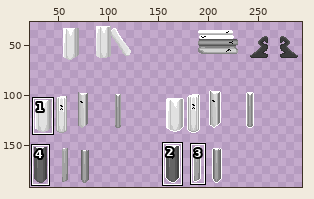
Sprite sheet: Assets/Resources/Sprites/Items/Books and Accessorise.png. The picture above shows the old version from afar; the outline marks the close-up.
Close-up. Before the commit:
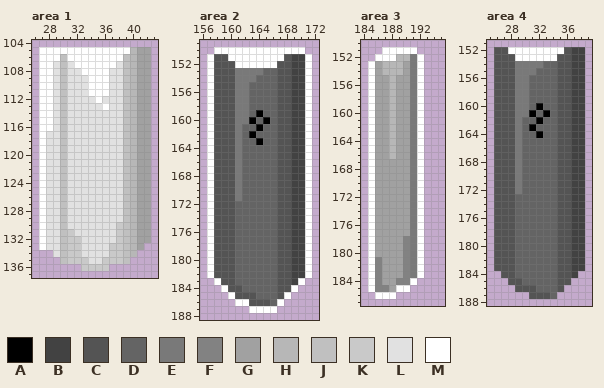
The file is 480x270 pixels. Colours within 5 levels of each other are drawn and written as one. Shown: area 1: x 26..43, y 104..137; area 2: x 156..172, y 149..188; area 3: x 184..195, y 150..187; area 4: x 25..39, y 151..188. The wide view leaves out empty margins. The commit also changed other parts of the picture, which this record leaves out.
Palette (. is transparent): A #000000  B #424242  C #545454  D #646464  E #797979  F #828282  G #a1a1a1  H #b7b7b7  J #c0c0c0  K #c9c9c9  L #e1e1e1  M #ffffff
Pixels before, area 1, first column x 27:
105 MMMMMMMMMMMMMHGG
106 MMMJMMMMMMMMJHGG
107 MMLJLMMMMMMLJHGG
108 MMLJLLMMMMLLJHGG
109 MMLJLLLMMMLLJHGG
110 MMLJLLLMMMLLJHGG
111 MMLJLLLMMMLLJHGG
112 MMLJLLLLMLLLJHGG
113 MMLJLLLLLMLLJHGG
114 MMLJLLLLLLLLJHGG
115 MMLJLLLLLLLLJHGG
116 MMLJLLLLLLLLJHGG
117 MLLJLLLLLLLLJHGG
118 MLLJLLLLLLLLJHGG
119 MLLJLLLLLLLLJHGG
120 MLLJLLLLLLLLJHGG
121 MLLJLLLLLLLLJHGG
122 MLLJLLLLLLLLJHGG
123 MLLJLLLLLLLLJHGG
124 MLLJLLLLLLLLJHGG
125 MLLJLLLLLLLLJHGG
126 MLLJLLLLLLLLJHGG
127 MLLJLLLLLLLLJHGG
128 MLLJLLLLLLLLJHGG
129 MLLJLLLLLLLLJHGG
130 MLLJLLLLLLLKJHGG
131 MLLJKLLLLLLKJHGG
132 MLLJKKLLLLLKJHGG
133 MLLJKKLLLLKKJHG.
134 ..LJKKLLLLKKJH..
135 ...JKKKLLKKKJ...
136 ......KKKK......
Pixels before, area 2, first column x 157:
150 .MMMMMMMMMMMMM.
151 MCCMMMMMMMMCBBM
152 MCCCMMMMMMCCBBM
153 MCCCEEEEDDCCBBM
154 MCCCEEEDDDCCBBM
155 MCCCEEDDDDCCBBM
156 MCCCEEDDDDCCBBM
157 MCCCEEDDDDCCBBM
158 MCCCEEDDDDCCBBM
159 MCCCEEDADDCCBBM
160 MCCCEEADADCCBBM
161 MCCCEDDADDCCBBM
162 MCCCEDADDDCCBBM
163 MCCCEDDADDCCBBM
164 MCCCEDDDDDCCBBM
165 MCCCEDDDDDCCBBM
166 MCCCEDDDDDCCBBM
167 MCCCEDDDDDCCBBM
168 MCCCEDDDDDCCBBM
169 MCCCEDDDDDCCBBM
170 MCCCEDDDDDCCBBM
171 MCCCEDDDDDCCBBM
172 MCCCDDDDDDCCBBM
173 MCCCDDDDDDCCBBM
174 MCCCDDDDDDCCBBM
175 MCCCDDDDDDCCBBM
176 MCCCDDDDDDCCBBM
177 MCCCDDDDDDCCBBM
178 MCCCDDDDDDCCBBM
179 MCCCDDDDDDCCBBM
180 MCCCDDDDDDCCBBM
181 MCCCDDDDDDCCBBM
182 MCCCDDDDDDCCBBM
183 .MCCDDDDDDCCBM.
184 ..MCCDDDDDCCM..
185 ...MCCCDDDCM...
186 ....MMCCCDM....
187 ......MMMM.....
Pixels before, area 3, first column x 185:
151 ..MMMMM.
152 .MMMHHEM
153 MGHHHGEM
154 MGHHHGEM
155 MGGHGGEM
156 MGGHGGEM
157 MGGHGGEM
158 MGGHGGEM
159 MGGHGGEM
160 MGGHGGEM
161 MGGHGGEM
162 MGGHGGEM
163 MGGHGGEM
164 MGGHGGEM
165 MGGHGGEM
166 MGGHGGEM
167 MGGGGGEM
168 MGGGGGEM
169 MGGGGGEM
170 MGGGGGEM
171 MGGGGGEM
172 MGGGGGEM
173 MGGGGGEM
174 MGGGGGEM
175 MGGGGGEM
176 MGGGGGEM
177 MGGGGGEM
178 MGGGGFEM
179 MGGGGFEM
180 MGGGGFEM
181 MFGGGFEM
182 MFGGGFEM
183 MFGGGFEM
184 MFGGFFM.
185 MFFGMM..
186 .MMM....
Pixels before, area 4, first column x 26:
152 CCMMMMMMMMCBB
153 CCCMMMMMMCCBB
154 CCCEEEEDDCCBB
155 CCCEEEDDDCCBB
156 CCCEEDDDDCCBB
157 CCCEEDDDDCCBB
158 CCCEEDDDDCCBB
159 CCCEEDDDDCCBB
160 CCCEEDADDCCBB
161 CCCEEADADCCBB
162 CCCEDDADDCCBB
163 CCCEDADDDCCBB
164 CCCEDDADDCCBB
165 CCCEDDDDDCCBB
166 CCCEDDDDDCCBB
167 CCCEDDDDDCCBB
168 CCCEDDDDDCCBB
169 CCCEDDDDDCCBB
170 CCCEDDDDDCCBB
171 CCCEDDDDDCCBB
172 CCCEDDDDDCCBB
173 CCCDDDDDDCCBB
174 CCCDDDDDDCCBB
175 CCCDDDDDDCCBB
176 CCCDDDDDDCCBB
177 CCCDDDDDDCCBB
178 CCCDDDDDDCCBB
179 CCCDDDDDDCCBB
180 CCCDDDDDDCCBB
181 CCCDDDDDDCCBB
182 CCCDDDDDDCCBB
183 CCCDDDDDDCCBB
184 .CCDDDDDDCCB.
185 ..CCDDDDDCC..
186 ...CCCDDDC...
187 .....CCCD....
After:
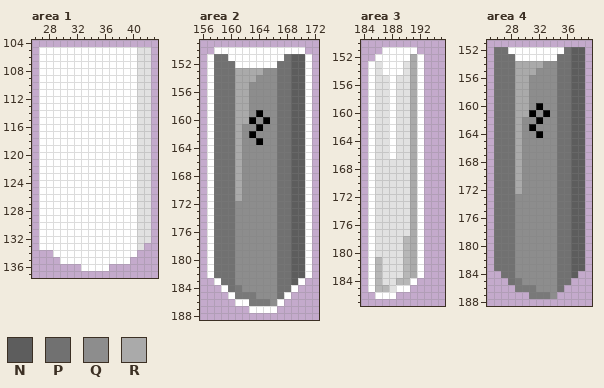
Colours new in this view: N #5d5d5d  P #717171  Q #8d8d8d  R #aaaaaa
The edit:
Changed rows in their new state; - is an unchanged pixel.
Area 1:
first column x 28:
105 ------------MLL
106 --M--------MMLL
107 -MMM------MMMLL
108 -MMMM----MMMMLL
109 -MMMMM---MMMMLL
110 -MMMMM---MMMMLL
111 -MMMMM---MMMMLL
112 -MMMMMM-MMMMMLL
113 -MMMMMMM-MMMMLL
114 -MMMMMMMMMMMMLL
115 -MMMMMMMMMMMMLL
116 -MMMMMMMMMMMMLL
117 MMMMMMMMMMMMMLL
118 MMMMMMMMMMMMMLL
119 MMMMMMMMMMMMMLL
120 MMMMMMMMMMMMMLL
121 MMMMMMMMMMMMMLL
122 MMMMMMMMMMMMMLL
123 MMMMMMMMMMMMMLL
124 MMMMMMMMMMMMMLL
125 MMMMMMMMMMMMMLL
126 MMMMMMMMMMMMMLL
127 MMMMMMMMMMMMMLL
128 MMMMMMMMMMMMMLL
129 MMMMMMMMMMMMMLL
130 MMMMMMMMMMMMMLL
131 MMMMMMMMMMMMMLL
132 MMMMMMMMMMMMMLL
133 MMMMMMMMMMMMML-
134 -MMMMMMMMMMMM--
135 --MMMMMMMMMM---
136 -----MMMM------
Area 2:
first column x 158:
151 PP--------PNN
152 PPP------PPNN
153 PPPRRRRQQPPNN
154 PPPRRRQQQPPNN
155 PPPRRQQQQPPNN
156 PPPRRQQQQPPNN
157 PPPRRQQQQPPNN
158 PPPRRQQQQPPNN
159 PPPRRQ-QQPPNN
160 PPPRR-Q-QPPNN
161 PPPRQQ-QQPPNN
162 PPPRQ-QQQPPNN
163 PPPRQQ-QQPPNN
164 PPPRQQQQQPPNN
165 PPPRQQQQQPPNN
166 PPPRQQQQQPPNN
167 PPPRQQQQQPPNN
168 PPPRQQQQQPPNN
169 PPPRQQQQQPPNN
170 PPPRQQQQQPPNN
171 PPPRQQQQQPPNN
172 PPPQQQQQQPPNN
173 PPPQQQQQQPPNN
174 PPPQQQQQQPPNN
175 PPPQQQQQQPPNN
176 PPPQQQQQQPPNN
177 PPPQQQQQQPPNN
178 PPPQQQQQQPPNN
179 PPPQQQQQQPPNN
180 PPPQQQQQQPPNN
181 PPPQQQQQQPPNN
182 PPPQQQQQQPPNN
183 -PPQQQQQQPPN-
184 --PEQQQQQPP--
185 ---EEEQQQP---
186 -----EEEQ----
Area 3:
first column x 186:
152 ---MMR
153 LMMMLR
154 LMMMLR
155 LLMLLR
156 LLMLLR
157 LLMLLR
158 LLMLLR
159 LLMLLR
160 LLMLLR
161 LLMLLR
162 LLMLLR
163 LLMLLR
164 LLMLLR
165 LLMLLR
166 LLMLLR
167 LLLLLR
168 LLLLLR
169 LLLLLR
170 LLLLLR
171 LLLLLR
172 LLLLLR
173 LLLLLR
174 LLLLLR
175 LLLLLR
176 LLLLLR
177 LLLLLR
178 LLLLHR
179 LLLLHR
180 LLLLHR
181 HLLLHR
182 HLLLHR
183 HLLLHR
184 HLLHH-
185 HHL---
Area 4:
first column x 26:
152 PP--------PNN
153 PPP------PPNN
154 PPPRRRRQQPPNN
155 PPPRRRQQQPPNN
156 PPPRRQQQQPPNN
157 PPPRRQQQQPPNN
158 PPPRRQQQQPPNN
159 PPPRRQQQQPPNN
160 PPPRRQ-QQPPNN
161 PPPRR-Q-QPPNN
162 PPPRQQ-QQPPNN
163 PPPRQ-QQQPPNN
164 PPPRQQ-QQPPNN
165 PPPRQQQQQPPNN
166 PPPRQQQQQPPNN
167 PPPRQQQQQPPNN
168 PPPRQQQQQPPNN
169 PPPRQQQQQPPNN
170 PPPRQQQQQPPNN
171 PPPRQQQQQPPNN
172 PPPRQQQQQPPNN
173 PPPQQQQQQPPNN
174 PPPQQQQQQPPNN
175 PPPQQQQQQPPNN
176 PPPQQQQQQPPNN
177 PPPQQQQQQPPNN
178 PPPQQQQQQPPNN
179 PPPQQQQQQPPNN
180 PPPQQQQQQPPNN
181 PPPQQQQQQPPNN
182 PPPQQQQQQPPNN
183 PPPQQQQQQPPNN
184 -PPQQQQQQPPN-
185 --PEQQQQQPP--
186 ---EEEQQQP---
187 -----EEEQ----
Boxes around the changes in both close-ups, in picture pixels (x1, y1, x2, y2):
changed: (46, 47, 151, 271)
changed: (214, 54, 305, 306)
changed: (375, 54, 417, 292)
changed: (494, 47, 585, 299)
